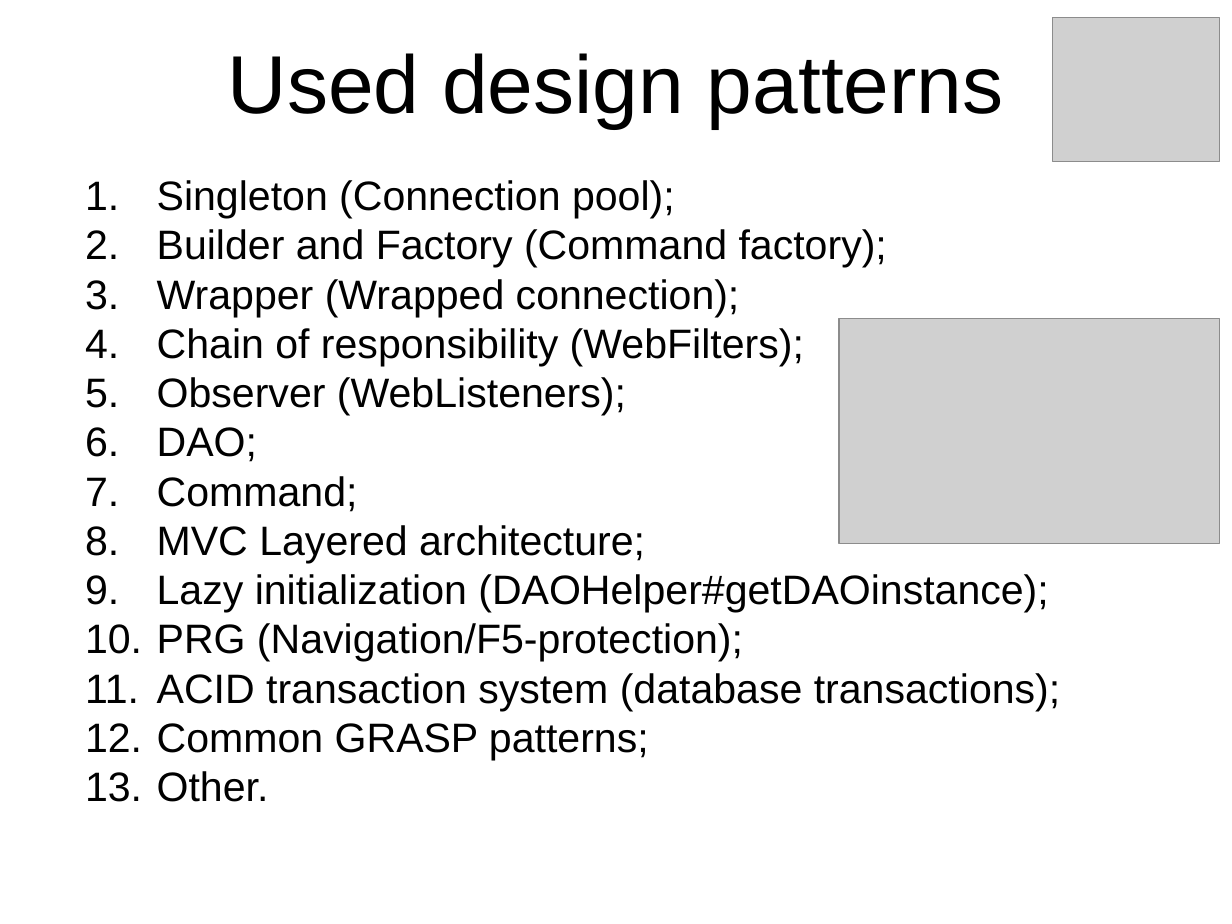
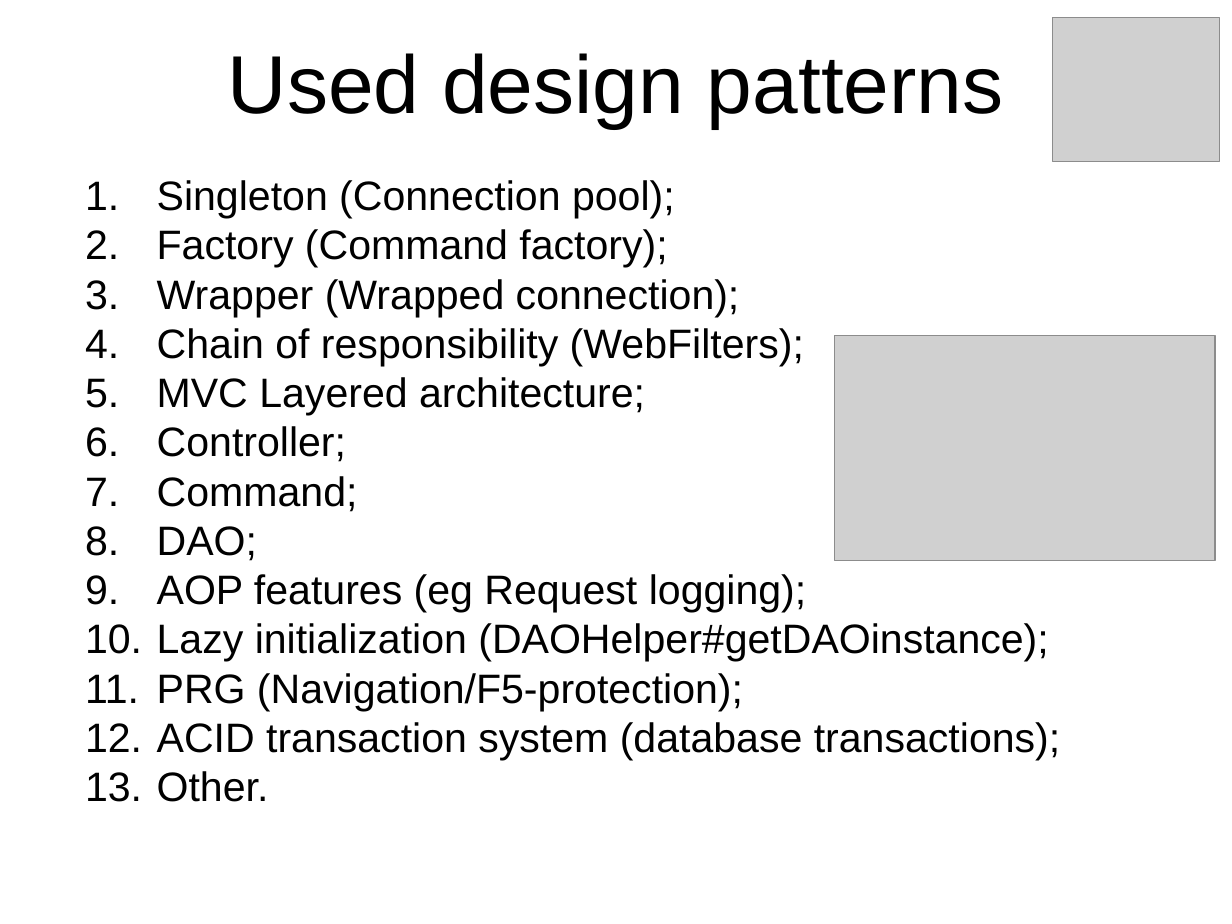
Before and after one commit to jahstreet/JCasino, a slide deck: slide 20 of JCasino presentation.pptx. Drawn at 1232x924 pixels with LibreOffice and Linux fonts; fonts in the diff are those of the drawing; grey boxes stand for pictures; background and template pictures are left out. Boxes give left, top, right and bottom in pixels: in the first picture for what was removed or moved away, otherwise in the second. Text is boxed around its words. In the diff, an @@ line names an element or a change of style, - is before the commit and + after.

```diff
--- a/JCasino presentation.pptx
+++ b/JCasino presentation.pptx
@@ text at (x1=157, y1=229, x2=667, y2=268): text changed @@
-2. Builder and Factory (Command factory);
+2. Factory (Command factory);
@@ picture moved from (x1=839, y1=318, x2=1220, y2=543) to (x1=835, y1=335, x2=1216, y2=561) @@
@@ text at (x1=157, y1=377, x2=645, y2=512): text changed @@
-5. Observer (WebListeners);
+5. MVC Layered architecture;
+6. Controller;
+7. Command;
@@ text at (x1=157, y1=574, x2=806, y2=613): text changed @@
-7. Command;
-8. MVC Layered architecture;
+9. AOP features (eg Request logging);
@@ text at (x1=157, y1=723, x2=649, y2=760): paragraph removed @@
-12. Common GRASP patterns;
```
Also in this commit, not shown: 13 other slides changed, 15 other files.
